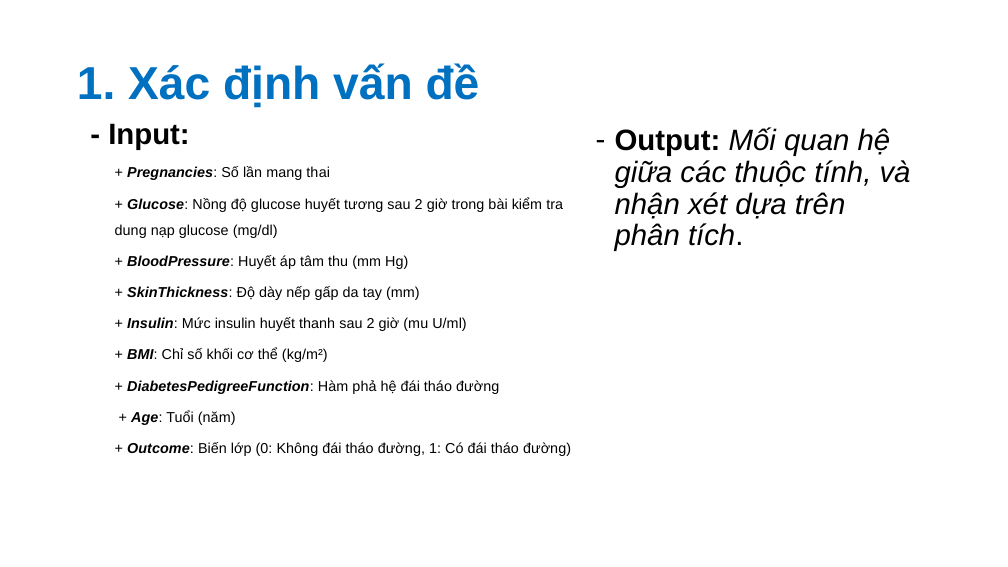
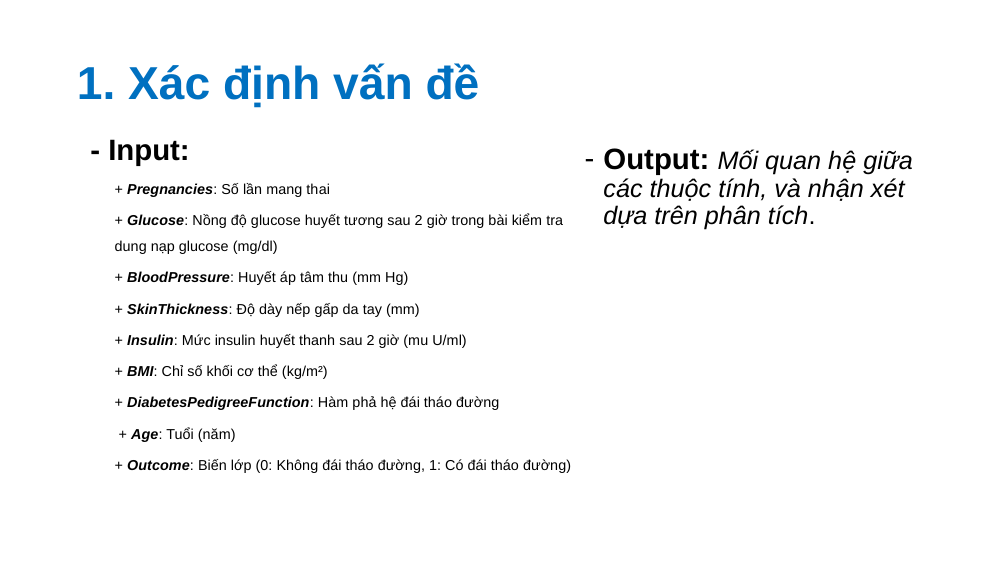
Before and after one commit to nvhao100604/ptdl_sgu, a slide deck: slide 4 of BT3/Phân tích khám phá về bệnh đái tháo đường.pptx. Drawn at 1008x567 pixels with LibreOffice and Linux fonts; fonts in the diff are those of the drawing. Boxes give left, top, right and bottom in pixels: in the first picture for what was removed or moved away, otherwise in the second. Text is boxed around its words. In the diff, an @@ line names an element or a change of style, - is before the commit and + after.

Commit message:
done slide BT3

```diff
--- a/BT3/Phân tích khám phá về bệnh đái tháo đường.pptx
+++ b/BT3/Phân tích khám phá về bệnh đái tháo đường.pptx
@@ text "- Input:": place and size @@
-text "- Input:" at [108, 123, 189, 150]
+text "- Input:" at [108, 139, 189, 166]
@@ text "Output: Mối quan hệ giữa ...": place and size @@
-text "Output: Mối quan hệ giữa ..." at [615, 127, 911, 251]
+text "Output: Mối quan hệ giữa ..." at [603, 148, 913, 230]
@@ text "Output: Mối quan hệ giữa ..." at [603, 148, 913, 230]: size 28 to 24 pt in "Mối quan hệ giữa các thuộc tính, ..." @@
@@ text "+ Pregnancies: Số lần mang ...": place and size @@
-text "+ Pregnancies: Số lần mang ..." at [115, 166, 571, 456]
+text "+ Pregnancies: Số lần mang ..." at [115, 183, 571, 473]
```
Also in this commit, not shown: 6 other slides changed, 13 slides added, 1 slide removed, 1 other file.
